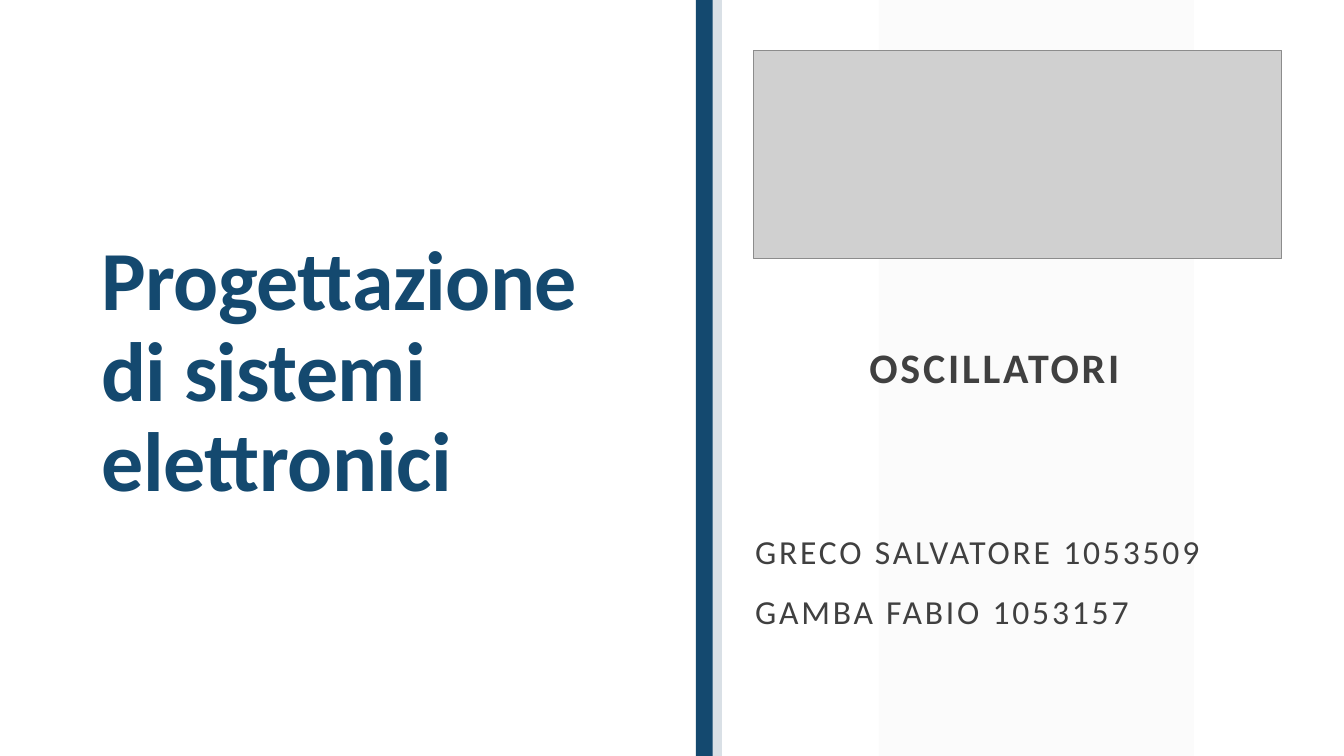
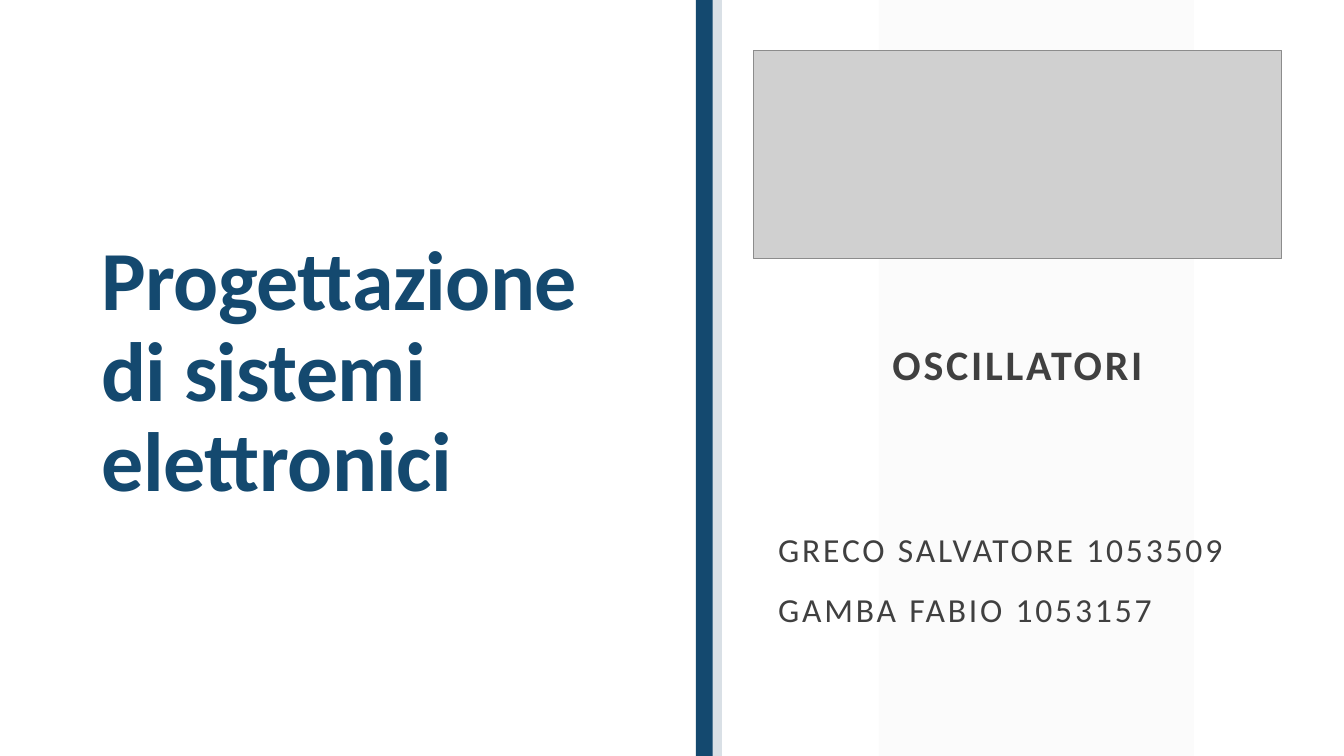
Before and after one commit to greco-salvatore/LTSpice, a slide deck: slide 1 of presentazione/presentazione.pptx. Drawn at 1344x756 pixels with LibreOffice and Linux fonts; fonts in the diff are those of the drawing; grey boxes stand for pictures. Boxes give left, top, right and bottom in pixels: in the first picture for what was removed or moved away, otherwise in the second. Text is boxed around its words. In the diff, an @@ line names an element or a change of style, - is before the commit and + after.

```diff
--- a/presentazione/presentazione.pptx
+++ b/presentazione/presentazione.pptx
@@ subtitle "OSCILLATORI": place and size @@
-subtitle "OSCILLATORI" at [755, 355, 1199, 625]
+subtitle "OSCILLATORI" at [778, 352, 1222, 623]
```
Also in this commit, not shown: 21 other slides changed, 1 slide added, 1 slide removed, 19 other files.
